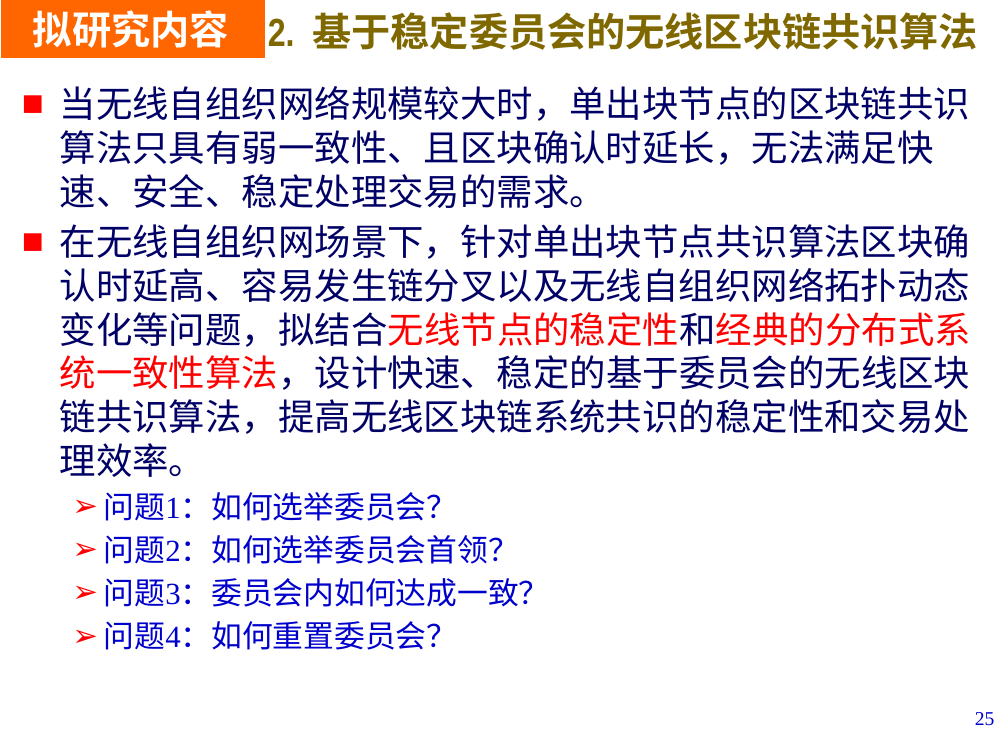
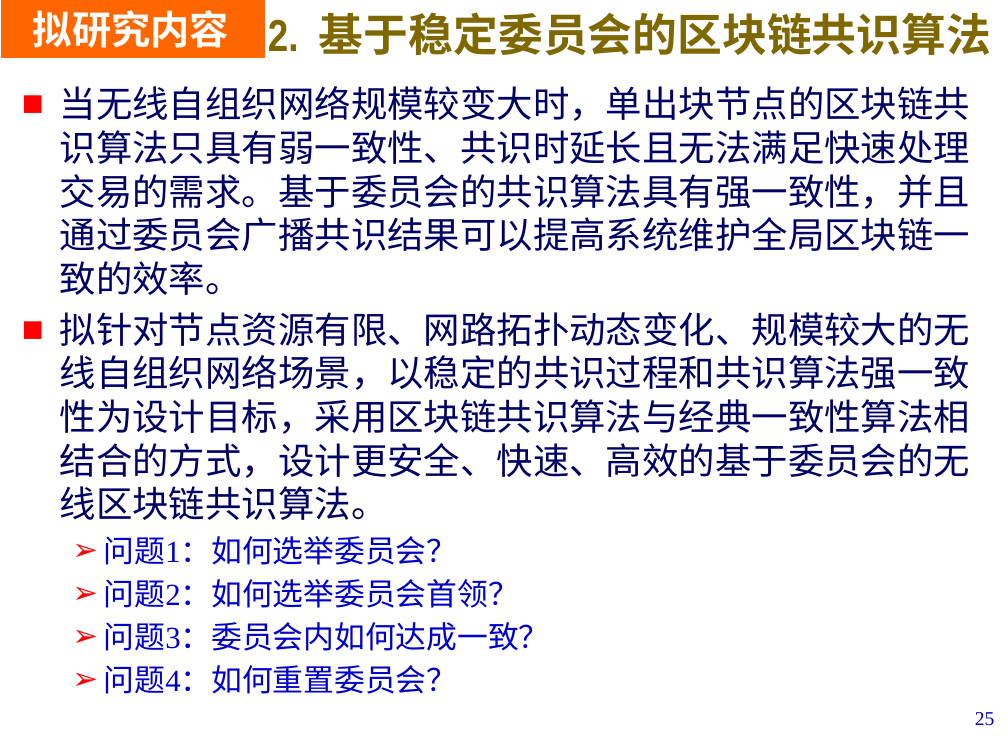
Before and after one commit to LiZhang2021/Blockchain, a slide deck: slide 25 of Doc/PHD_Papers/Thesis_Proposal/开题V2.pptx. Drawn at 1008x756 pixels with LibreOffice and Linux fonts; fonts in the diff are those of the drawing; background and template pictures are left out. Boxes give left, top, right and bottom in pixels: in the first picture for what was removed or moved away, otherwise in the second. Text is boxed around its words. In the diff, an @@ line names an element or a change of style, - is before the commit and + after.

```diff
--- a/Doc/PHD_Papers/Thesis_Proposal/开题V2.pptx
+++ b/Doc/PHD_Papers/Thesis_Proposal/开题V2.pptx
@@ text at <box>268,12,991,56</box>: text changed; size 28 to 32 pt @@
-2. 基于稳定委员会的无线区块链共识算法
+2. 基于稳定委员会的区块链共识算法
@@ text at <box>60,86,970,520</box>: text changed @@
-■ 当无线自组织网络规模较大时，单出块节点的区块链共识算法只具有弱一致性、且区块确认时延长，无法满足快速、安全、稳定处理交易的需求。
-■ 在无线自组织网场景下，针对单出块节点共识算法区块确认时延高、容易发生链分叉以及无线自组织网络拓扑动态变化等问题，拟结合无线节点的稳定性和经典的分布式系统一致性算法，设计快速、稳定的基于委员会的无线区块链共识算法，提高无线区块链系统共识的稳定性和交易处理效率。
+■ 当无线自组织网络规模较变大时，单出块节点的区块链共识算法只具有弱一致性、共识时延长且无法满足快速处理交易的需求。基于委员会的共识算法具有强一致性，并且通过委员会广播共识结果可以提高系统维护全局区块链一致的效率。
+■ 拟针对节点资源有限、网路拓扑动态变化、规模较大的无线自组织网络场景，以稳定的共识过程和共识算法强一致性为设计目标，采用区块链共识算法与经典一致性算法相结合的方式，设计更安全、快速、高效的基于委员会的无线区块链共识算法。
```
Also in this commit, not shown: 8 other slides changed, 5 other files.
